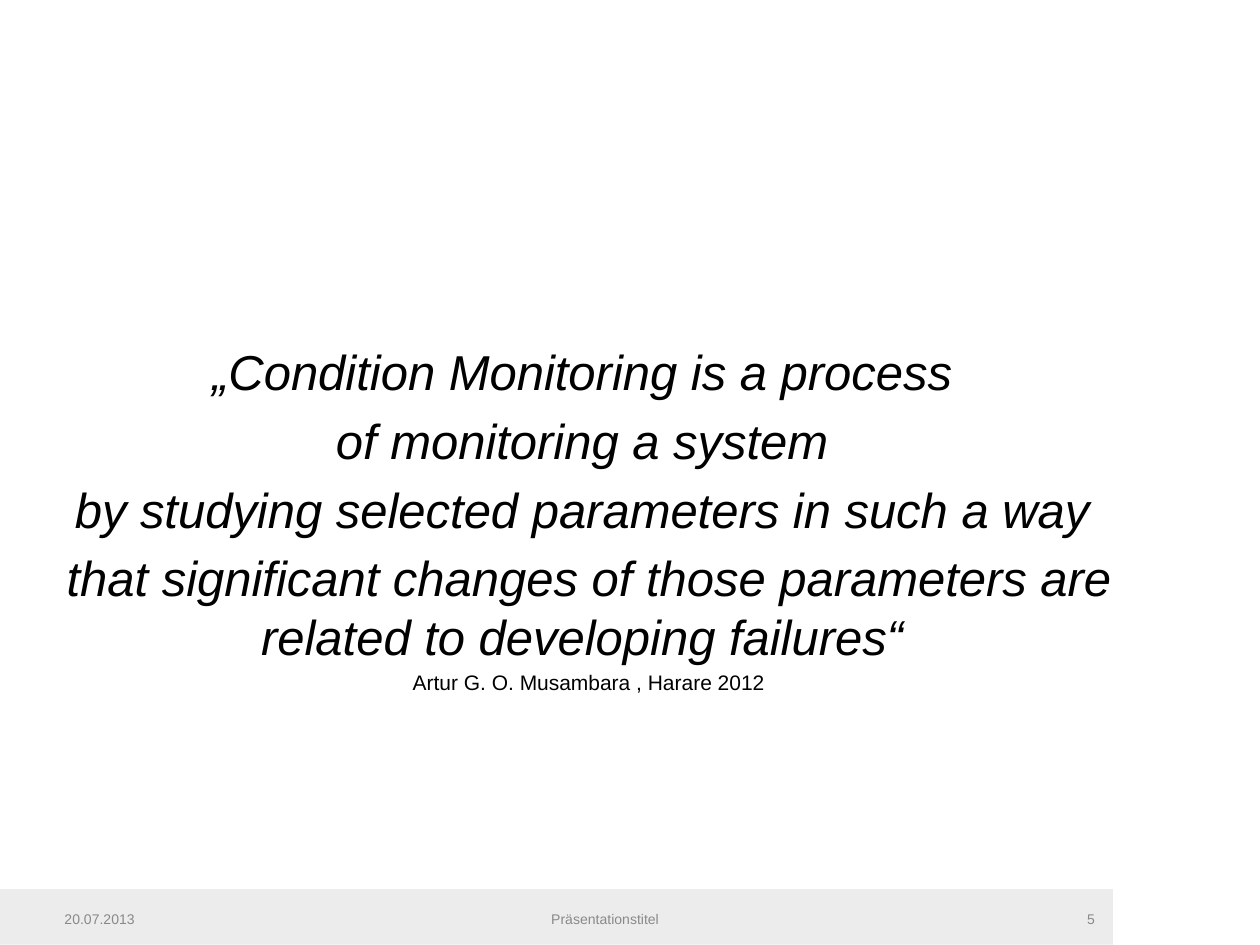
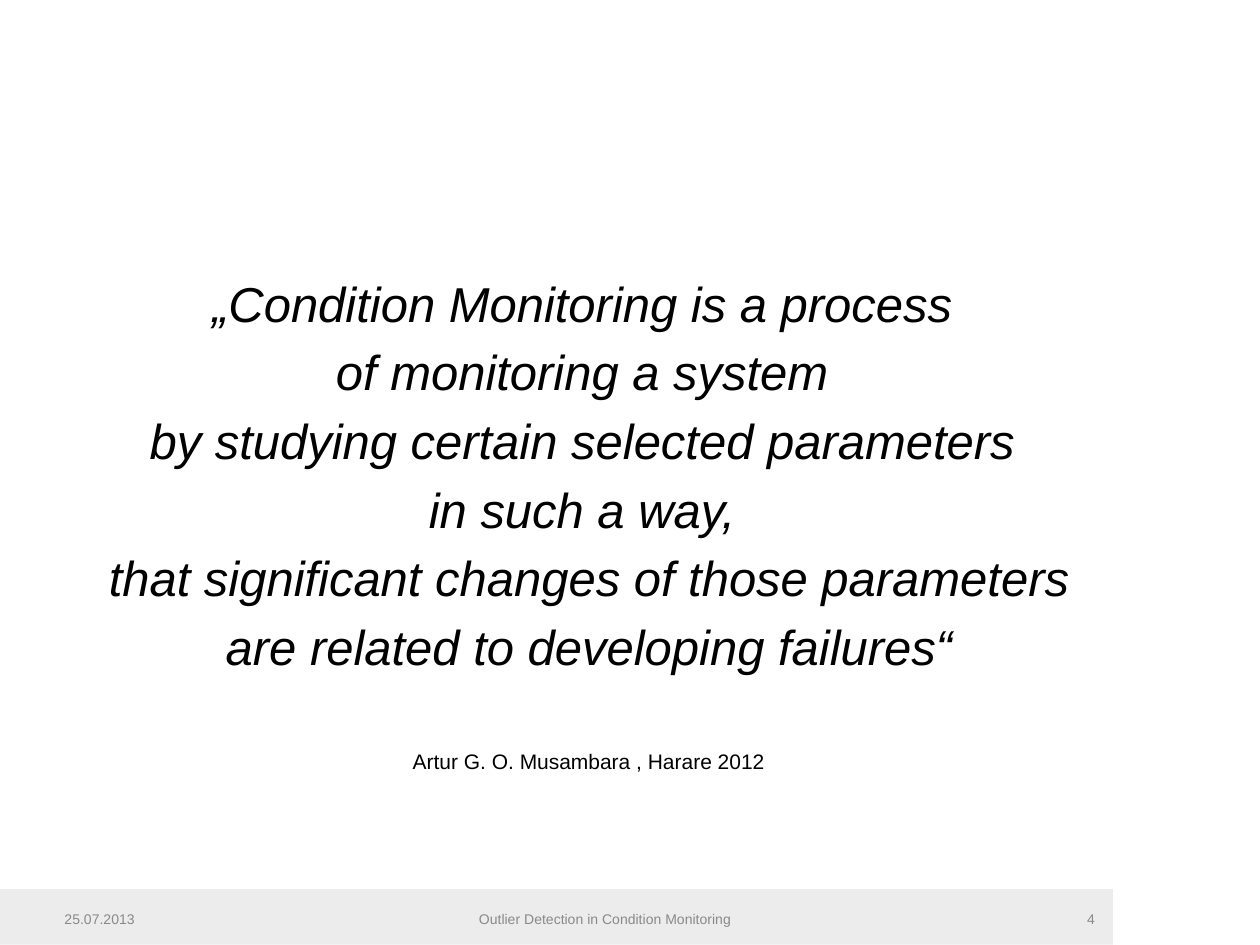
Before and after one commit to fera0013/MasterThesis, a slide deck: slide 4 of Documentation/SemiSupervisedMethodsInConditionMonitoring.pptx (slide 5 before the commit). Drawn at 1260x945 pixels with LibreOffice and Linux fonts; fonts in the diff are those of the drawing; background and template pictures are left out. Boxes give left, top, right and bottom in pixels: in the first picture for what was removed or moved away, otherwise in the second. Text is boxed around its words. In the diff, an @@ line names an element or a change of style, - is before the commit and + after.

Commit message:
Outlier Detection in Condition Monitoring Documentation

```diff
--- a/Documentation/SemiSupervisedMethodsInConditionMonitoring.pptx
+++ b/Documentation/SemiSupervisedMethodsInConditionMonitoring.pptx
@@ title at (212, 286, 678, 332): text changed @@
-Outlier Detection
+Condition Monitoring
@@ text at (109, 423, 1069, 675): text changed @@
-by studying selected parameters in such a way
-that significant changes of those parameters are related to developing failures“
+by studying certain selected parameters
+in such a way,
+that significant changes of those parameters
+are related to developing failures“
@@ text at (64, 914, 134, 924): text changed @@
-20.07.2013
+25.07.2013
@@ text at (479, 914, 731, 927): text changed @@
-Präsentationstitel
+Outlier Detection in Condition Monitoring
@@ page number at (1087, 914, 1095, 924): text changed @@
-5
+4
```
Also in this commit, not shown: 32 other slides changed, 12 slides added, 36 slides removed, 6 other files.
